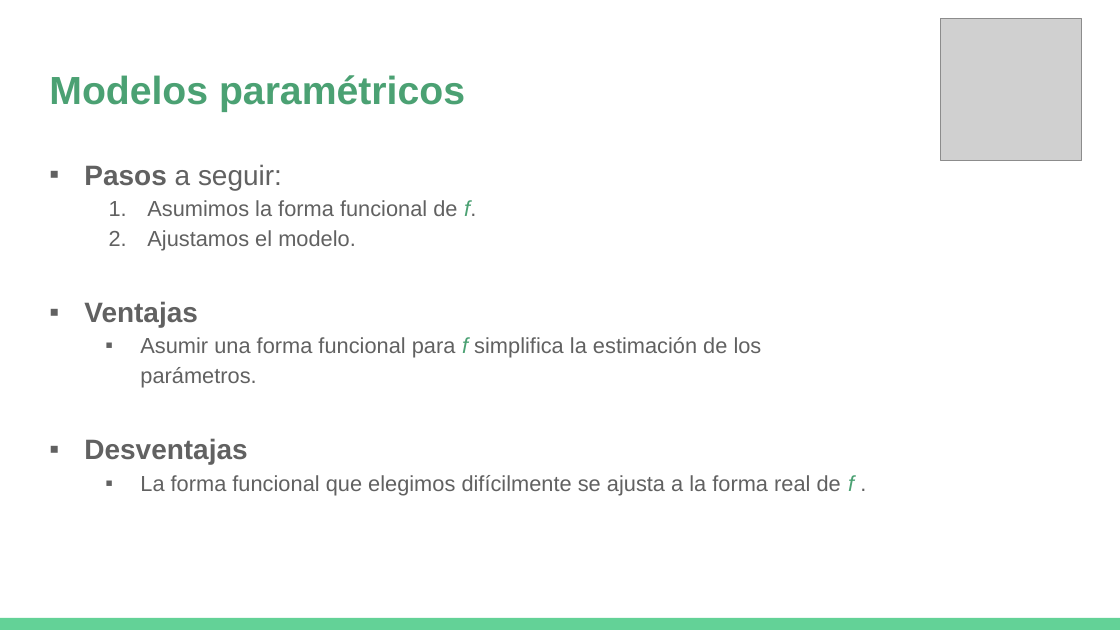
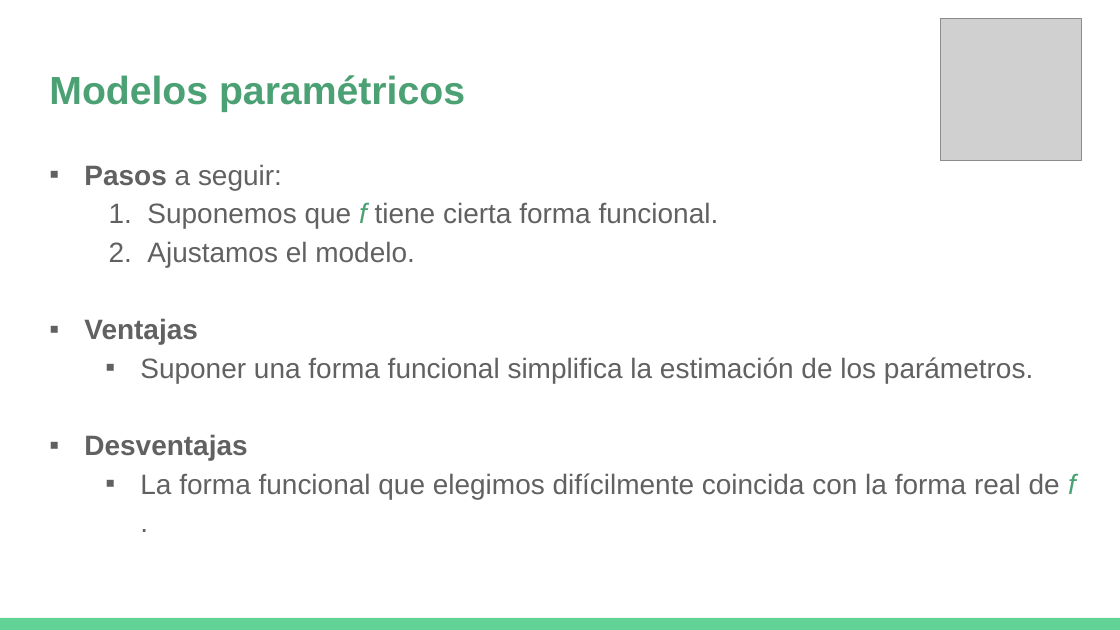
Before and after one commit to DCSCyHD/2023_modulo_3, a slide deck: slide 26 of clase1/teorica_1.pptx. Drawn at 1120x630 pixels with LibreOffice and Linux fonts; fonts in the diff are those of the drawing; grey boxes stand for pictures. Boxes give left, top, right and bottom in pixels: in the first picture for what was removed or moved away, otherwise in the second. Text is boxed around its words. In the diff, an @@ line names an element or a change of style, - is before the commit and + after.

```diff
--- a/clase1/teorica_1.pptx
+++ b/clase1/teorica_1.pptx
@@ text at (147, 202, 719, 229): text changed; size 14 to 18 pt @@
-  1. Asumimos la forma funcional de f.
+  1. Suponemos que f tiene cierta forma funcional.
@@ text at (147, 241, 415, 267): size 14 to 18 pt in "Ajustamos el modelo." @@
@@ text at (140, 357, 1033, 383): text changed; size 14 to 18 pt @@
-  ▪ Asumir una forma funcional para f simplifica la estimación de los parámetros.
+  ▪ Suponer una forma funcional simplifica la estimación de los parámetros.
@@ text at (140, 473, 1076, 499): text changed; size 14 to 18 pt @@
-  ▪ La forma funcional que elegimos difícilmente se ajusta a la forma real de f .
+  ▪ La forma funcional que elegimos difícilmente coincida con la forma real de f .
```
Also in this commit, not shown: 15 other slides changed.
